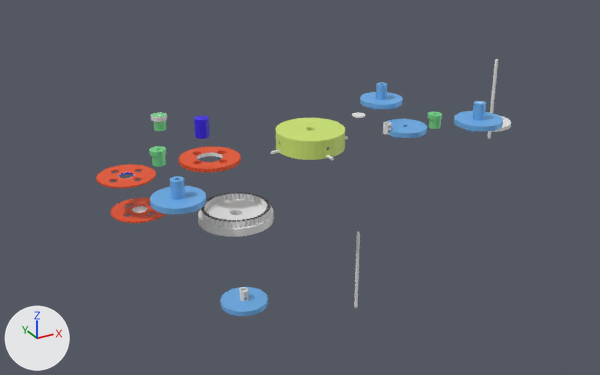
Renders of the Blender file projects/3d/blender/cycloid-hi-transmission/cycloid-t.blend from each side of a commit.
The view is the same before and after, from a camera (50 mm lens) standing at (-522.0, -921.0, 391.0) and looking at (-12.0, 7.0, -73.0). Lighting does not change. The marker at lower left points along +X, +Y and +Z. The picture after the commit comes second.

Names of what the first picture shows: 'Cylinder.001', 'Cylinder.002', 'Cylinder.003', 'Cylinder.004', 'Cylinder.006', 'Cylinder.007', 'Pin-Housing-D80-N46', 'cycloid-disk-v7', 'output_carrier.001', 'output_carrier.002', 'output_carrier.003', 'output_carrier.004', 'output_carrier.005' and 6 more.
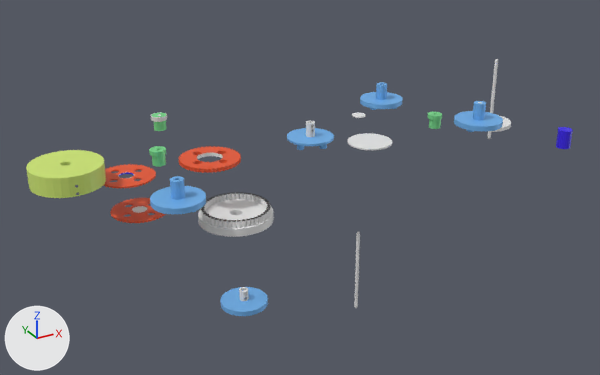
Where the newer file only moved an object's origin or applied its transform, the numbers keep the older frame.

The change, as a list of edits to the scene's bpy script:
```text
Change me_cylinder_009:
    used by ob_cylinder_007; location = (0.0, 0.0, -10.0); rotation_euler = (1.571, 1.571, 0.0), in degrees (90, 90, 0)
    remove me_cylinder_009.from_pydata(...)  # 64 vertices, 34 faces; spans x -2.1..2.1, y -2.1..2.1, z -58.9..58.9
    add me_cylinder_009.from_pydata(...)  # 64 vertices, 34 faces; spans x 11.5..13.5, y 65.1..128.4, z -31.7..31.6
    me_cylinder_009 part 1: the whole mesh is multiplied about its middle by the matrix ((0.0, 0.0, -0.017), (15.071, 0.0, 0.0), (0.0, -15.071, 0.0)), then moved by (12.5, 96.8, 0.0)
Add me_output_carrier_stl_001:
    me_output_carrier_stl_001.from_pydata(...)  # 3097 vertices, 3551 faces; spans x -31.7..31.7, y -31.7..31.7, z -9.0..22.8
    # faces by material slot: [3331, 220]
    me_output_carrier_stl_001.materials.append(mat_output_carrier_mat)  # blue #76b8f3
Change ob_cylinder_003:
    ob_cylinder_003.location: (-122.0, 85.0, 10.0) -> (347.0, -123.0, -22.0)
Remove ob_cylinder_001:
    ob_cylinder_001 = bpy.data.objects.new('Cylinder.001', me_cylinder_874)
    ob_cylinder_001.location = (131.0, 7.0, -10.0)
Remove ob_output_carrier_005:
    ob_output_carrier_005 = bpy.data.objects.new('output_carrier.005', me_output_carrier_stl_013)
    ob_output_carrier_005.location = (162.0, 8.0, -20.0)
    ob_output_carrier_005.rotation_euler = (0.0, 0.0, 0.411)  # degrees (0, 0, 24)
Change ob_cylinder_006:
    ob_cylinder_006.location: (0.0, 0.0, 0.0) -> (-314.0, 64.0, -11.0)
Add ob_output_carrier_006:
    ob_output_carrier_006 = bpy.data.objects.new('output_carrier.006', me_output_carrier_stl_001)
    ob_output_carrier_006.location = (0.0, 0.0, 0.0)
    ob_output_carrier_006.rotation_euler = (0.0, 0.0, 0.411)  # degrees (0, 0, 24)
```

Location of each change, (x1, y1, x2, y2) in pixels of the pictures (600 x 375 px):
'Cylinder.006', moved: before (276, 118, 345, 160); after (26, 150, 106, 198)
'output_carrier.006', added (blue): after (287, 121, 334, 150)
    faces in mat_output_carrier_mat (blue #76b8f3): (287, 128, 334, 150)
'Cylinder.003', moved: before (194, 116, 210, 139); after (556, 127, 573, 149)
'Cylinder.007', reshaped: before (326, 155, 334, 161); after (347, 133, 392, 150)
'output_carrier.005', deleted (blue): before (387, 119, 427, 138)
'Cylinder.001', deleted: before (383, 122, 392, 134)
